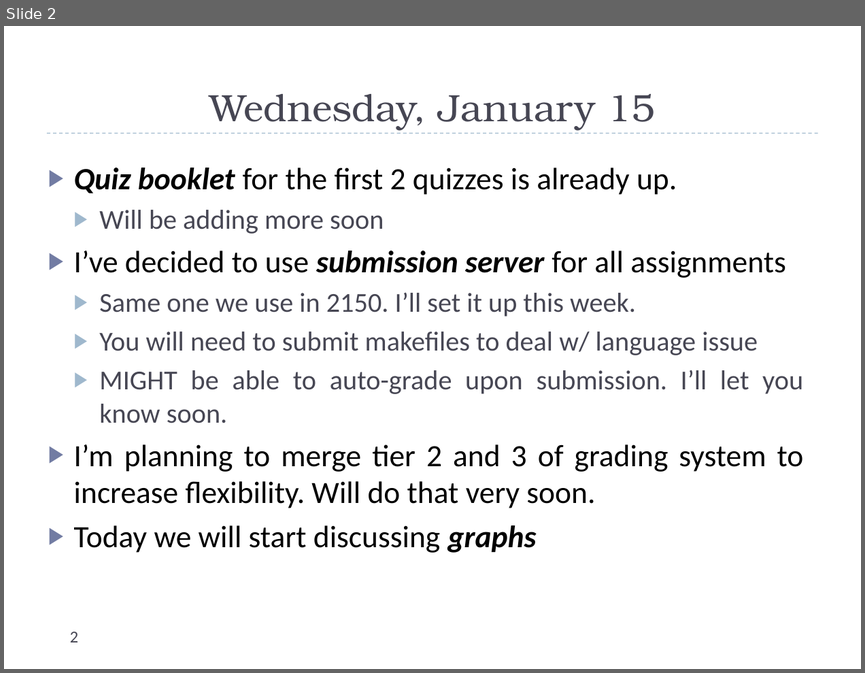
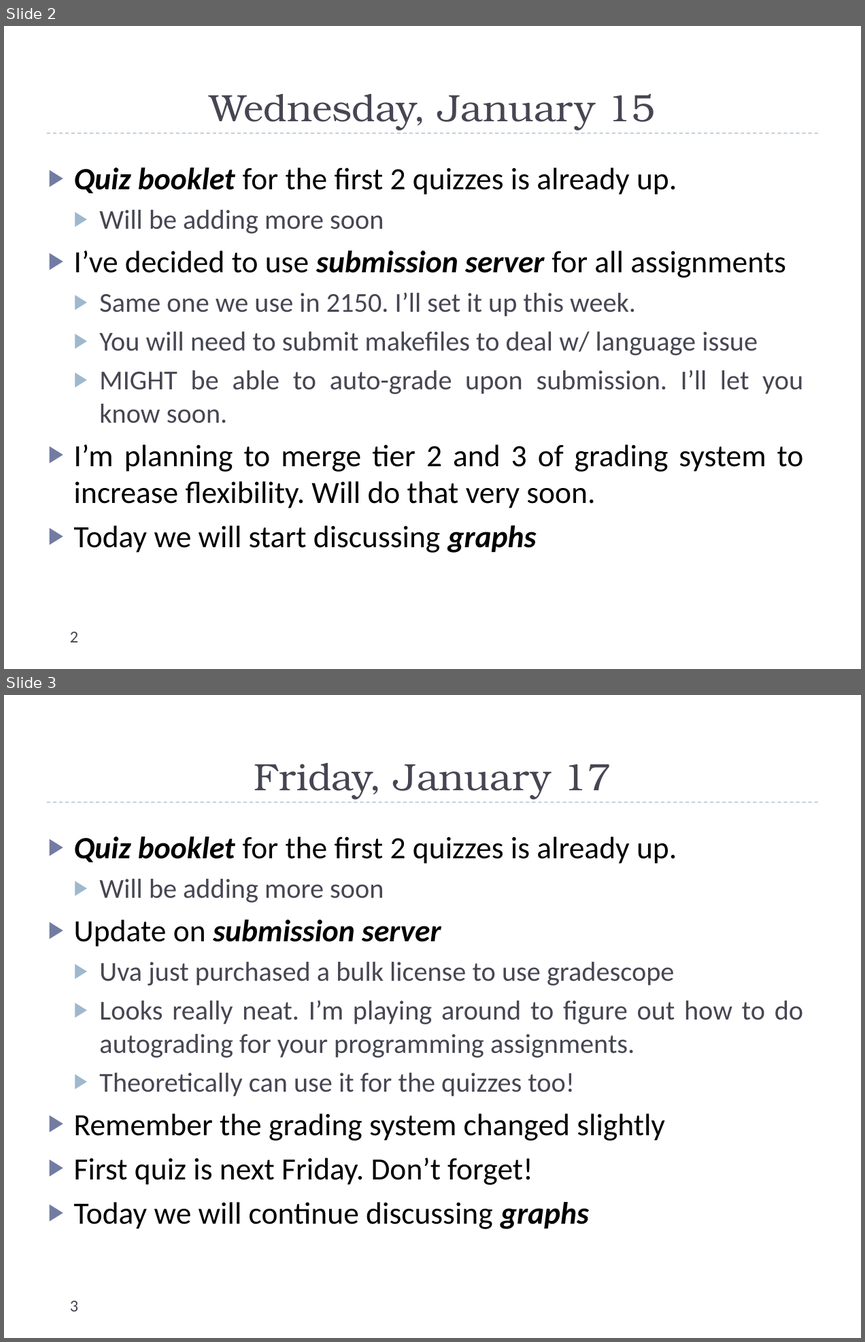
Before and after one commit to markfloryan/dsa2, a slide deck: slides/dailyAnnouncements.pptx. Shown one above the other, each under a label of ours: slide 2 before the commit, slides 2 and 3 after it. The pictures are 865x673 and 865x1342 pixels, drawn with LibreOffice and Linux fonts; fonts in the diff are those of the drawing. Boxes give left, top, right and bottom in pixels: in the first picture for what was removed or moved away, otherwise in the second. Text is boxed around its words. In the diff, an @@ line names an element or a change of style, - is before the commit and + after.

```diff
--- a/slides/dailyAnnouncements.pptx
+++ b/slides/dailyAnnouncements.pptx
@@ slide 3 added at bbox=[4, 695, 861, 1338], background #FFFFFF; not listed: 1 template element that a slide beside it also shows @@
@@ title added at bbox=[254, 763, 611, 799], 32 pt, text #464653 @@
+Friday, January 17
@@ text added at bbox=[74, 836, 803, 1229], 23 pt, text #464653 @@
+▶ Quiz booklet for the first 2 quizzes is already up.
+  ▶ Will be adding more soon
+▶ Update on submission server
+  ▶ Uva just purchased a bulk license to use gradescope
+  ▶ Looks really neat. I’m playing around to figure out how to do autograding for your programming assignments.
+  ▶ Theoretically can use it for the quizzes too!
+▶ Remember the grading system changed slightly
+▶ First quiz is next Friday. Don’t forget!
+▶ Today we will continue discussing graphs
@@ page number added at bbox=[70, 1300, 78, 1311], 14 pt, text #464653 @@
+3
```
Also in this commit, not shown: 3 other files.
